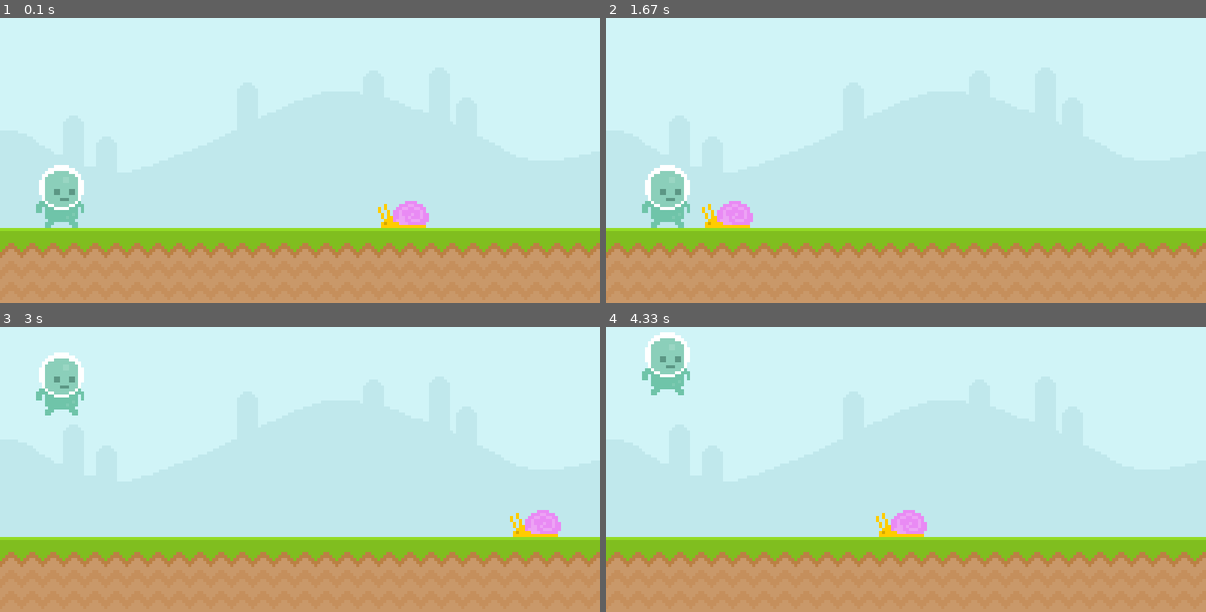
Above: before the commit, frames 1-4 (two rows, left to right).
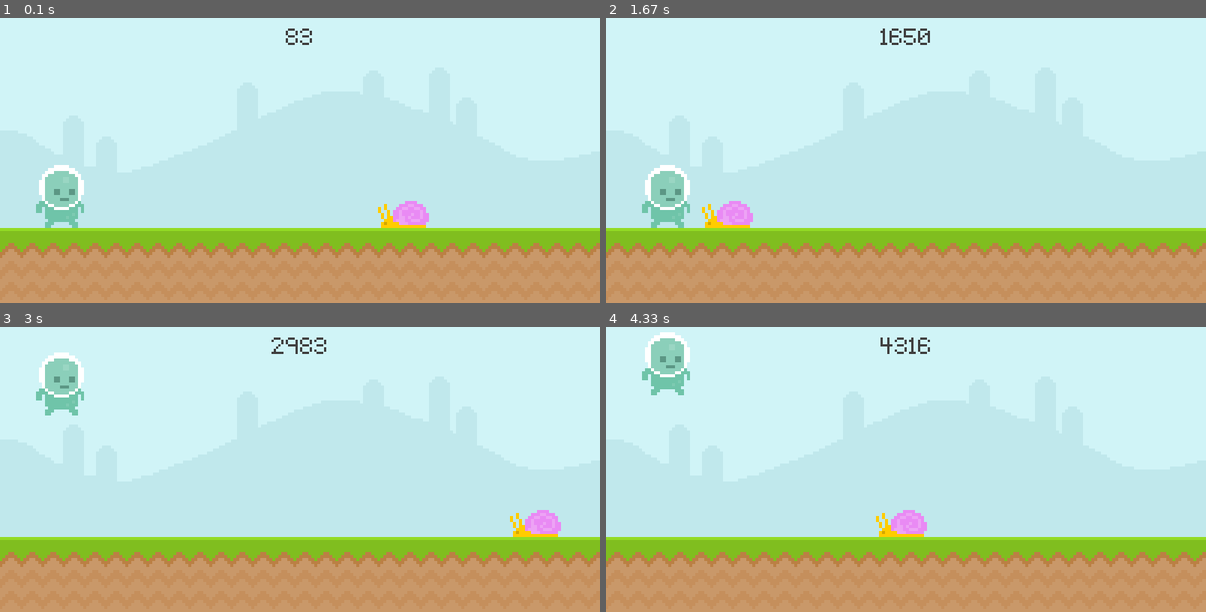
Above: after the commit, the same moments.

Repository: MarianHolly/first-pygame
Game: pygame game, started from game.py
Same seed, same stepped clock (60 frames per second), same inputs: the game is played once before the commit and once after it.
Inputs (mouse positions are in pixels of both pictures, inside the frame that each line leads up to):
- Up to frame 1 (0.1 s): no input
- Up to frame 2 (1.67 s): click (666, 197) at 0.38 s
- Up to frame 3 (3 s): tap Space at 1.67 s; click (60, 506) at 2.55 s
- Up to frame 4 (4.33 s): tap Space at 3.33, 3.73, 4.03 s

The runs differ from the first frame. In frame 1, less than 0.1% of the frame differs, in the area x 47-52%, y 3-10%; in frame 2, 0.2%, in the area x 45-54%, y 3-10%; in frame 3, 0.2%; in frame 4, 0.2%.

Commit message:
display time

Diff:
--- a/game.py
+++ b/game.py
@@ -13,7 +13,6 @@
 pygame.display.set_caption('Runner')
 clock = pygame.time.Clock()
 test_font = pygame.font.Font('font/Pixeltype.ttf', 50)
-
 game_active = True
 start_time = 0
 
@@ -35,6 +34,7 @@
         if event.type == pygame.QUIT:
             pygame.quit()
             exit()
+
         if game_active:
             if event.type == pygame.MOUSEBUTTONDOWN:
                 if player_rect.collidepoint(event.pos) and player_rect.bottom >= 300:
@@ -55,6 +55,7 @@
        # pygame.draw.rect(screen,'#c0e8ec',score_rect)
        # pygame.draw.rect(screen,'#c0e8ec',score_rect,10)
        # screen.blit(score_surf,score_rect)
+        display_score()
 
         snail_rect.x -= 4
         if snail_rect.right <= 0: snail_rect.left = 800
